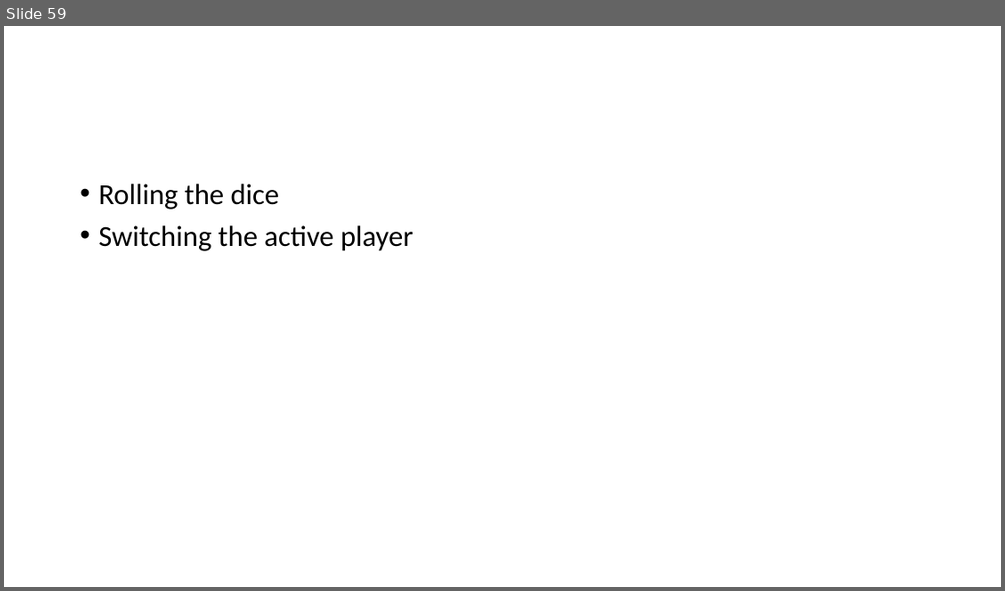
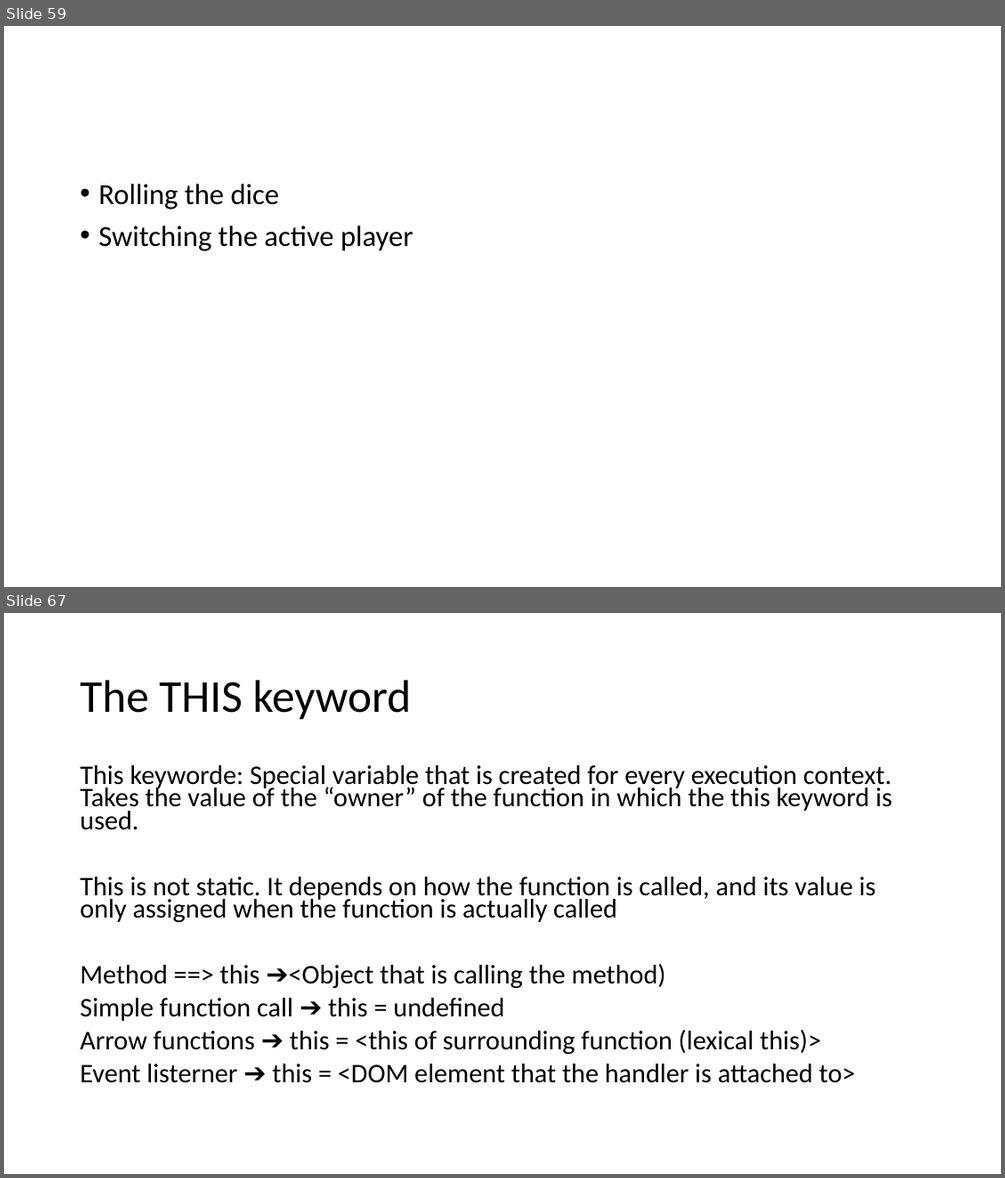
Before and after one commit to PiyushChaturvedii/Batch05, a slide deck: JavaScript.pptx. Shown one above the other, each under a label of ours: slide 59 before the commit, slides 59 and 67 after it; the slides between them are not shown. The pictures are 1005x591 and 1005x1178 pixels, drawn with LibreOffice and Linux fonts; fonts in the diff are those of the drawing. Boxes give left, top, right and bottom in pixels: in the first picture for what was removed or moved away, otherwise in the second. Text is boxed around its words. In the diff, an @@ line names an element or a change of style, - is before the commit and + after.

```diff
--- a/JavaScript.pptx
+++ b/JavaScript.pptx
@@ slide 67 added at <box>4,613,1001,1174</box>, background #FFFFFF @@
@@ title added at <box>80,680,412,720</box>, 44 pt, text #000000 @@
+The THIS keyword
@@ text added at <box>80,765,892,1083</box>, 25.9 pt, text #000000 @@
+This keyworde: Special variable that is created for every execution context. Takes the value of the “owner” of the function in which the this keyword is used.
+This is not static. It depends on how the function is called, and its value is only assigned when the function is actually called
+Method ==> this ➔<Object that is calling the method)
+Simple function call ➔ this = undefined
+Arrow functions ➔ this = <this of surrounding function (lexical this)>
+Event listerner ➔ this = <DOM element that the handler is attached to>
```
Also in this commit, not shown: 10 other slides added, 22 other files.
